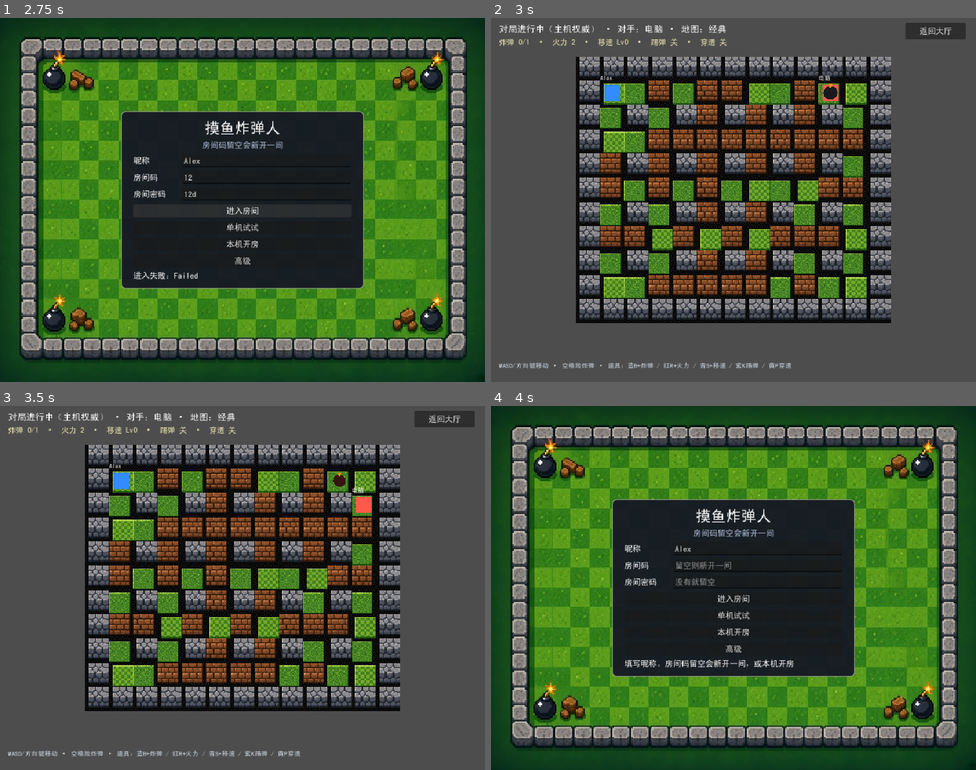
Above: before the commit, frames 1-4 (two rows, left to right).
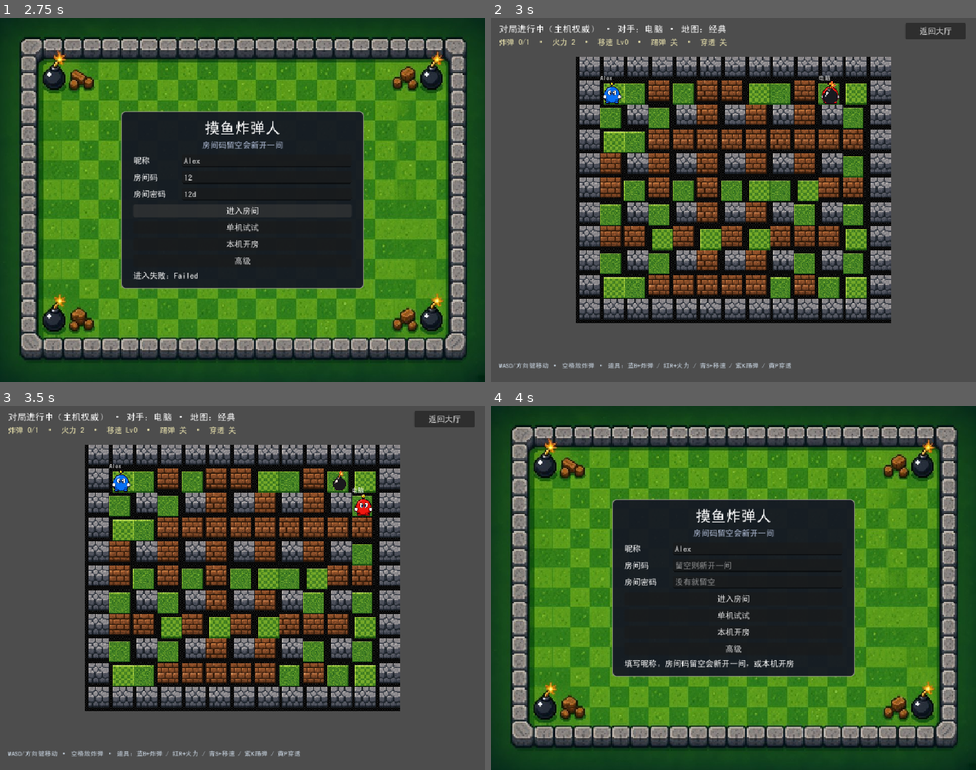
Above: after the commit, the same moments.

Repository: jopatk123/bomberman-web
Game: Godot game, scene res://scenes/lobby.tscn
Two runs of this game, one before a commit and one after it. Both use one fixed random seed, a clock stepped at 60 frames per second and the inputs below.
Inputs (mouse positions are in pixels of both pictures, inside the frame that each line leads up to):
- Up to frame 1 (2.75 s): click (266, 159) at 0.52 s; type "Alex" at 0.6 s; click (266, 178) at 0.75 s; type "12" at 0.83 s; click (266, 192) at 0.98 s; type "12" at 1.07 s; hold D (move_right) 1.28-2 s; tap Space (place_bomb) at 1.35 s; click "进入房间" at 2 s
- Up to frame 2 (3 s): click "单机试试" at 2.75 s
- Up to frame 3 (3.5 s): no input
- Up to frame 4 (4 s): click "返回大厅" at 3.5 s

Frame 1 is identical in both runs. In frame 2, 0.3% of the frame differs, in the area x 23-72%, y 17-24%; in frame 3, 0.4%, in the area x 23-77%, y 17-31%; in frame 4, nothing differs.

Commit message:
接入像素街机角色与炸弹贴图
四色玩家与炸弹 48×48 Sprite2D（NEAREST），补 verify_entities。

Diff:
--- a/scripts/bomb.gd
+++ b/scripts/bomb.gd
@@ -1,8 +1,10 @@
 extends Node2D
 ## Bomb visual. Fuse / blast / kick slide simulated on authority (game_root.gd).
 
+const TEX_BOMB: Texture2D = preload("res://assets/art/pixel/entities/bomb.png")
+
 var _age: float = 0.0
-var _body: Polygon2D
+var _body: Sprite2D
 var _tile: int = 48
 
 
@@ -11,22 +13,12 @@
 	_tile = tile
 	set_meta("cell", cell)
 	position = Vector2(cell.x * tile + tile * 0.5, cell.y * tile + tile * 0.5)
-	_body = Polygon2D.new()
-	var pts: PackedVector2Array = []
-	for i in 12:
-		var a := TAU * float(i) / 12.0
-		pts.append(Vector2(cos(a), sin(a)) * 14.0)
-	_body.polygon = pts
-	_body.color = Color(0.1, 0.1, 0.12)
+	_body = Sprite2D.new()
+	_body.name = "Body"
+	_body.texture = TEX_BOMB
+	_body.texture_filter = CanvasItem.TEXTURE_FILTER_NEAREST
+	_body.centered = true
 	add_child(_body)
-	# Fuse spark
-	var spark := Polygon2D.new()
-	spark.polygon = PackedVector2Array([
-		Vector2(-3, -18), Vector2(3, -18), Vector2(2, -10), Vector2(-2, -10)
-	])
-	spark.color = Color(1.0, 0.55, 0.1)
-	spark.name = "Spark"
-	add_child(spark)
 	set_process(true)
 
 
@@ -41,4 +33,5 @@
 	scale = Vector2(pulse, pulse)
 	if _body:
 		var t := clampf(_age / 2.0, 0.0, 1.0)
-		_body.color = Color(0.1 + t * 0.45, 0.08, 0.08)
+		# Warm tint as fuse burns down; sprite already has the spark.
+		_body.modulate = Color(1.0 + t * 0.35, 1.0 - t * 0.15, 1.0 - t * 0.25, 1.0)
--- a/scripts/match_board.gd
+++ b/scripts/match_board.gd
@@ -2,7 +2,7 @@
 extends RefCounted
 ## Map tiles, pawn/bomb/powerup nodes, and short-lived blast or sudden-death polygons.
 ## Does not decide movement, blasts, or wins.
-## Phase A pixel tiles: empty checker, hard, soft. Blast and sudden-death FX stay polygons.
+## Pixel tiles (floor/hard/soft) + entity sprites on player/bomb. Blast and sudden-death FX stay polygons.
 
 
 const TILE := 48
--- a/scripts/player.gd
+++ b/scripts/player.gd
@@ -1,18 +1,28 @@
 extends Node2D
 ## Visual + cell meta for a bomber. Simulation lives on the authority (game_root.gd).
 ## meta: cell (Vector2i), peer_id (int)
+
+const TEX_PLAYERS: Array[Texture2D] = [
+	preload("res://assets/art/pixel/entities/player_blue.png"),
+	preload("res://assets/art/pixel/entities/player_red.png"),
+	preload("res://assets/art/pixel/entities/player_green.png"),
+	preload("res://assets/art/pixel/entities/player_yellow.png"),
+]
+
 
 func setup(peer_id: int, cell: Vector2i, color: Color, display_name: String, tile: int) -> void:
 	name = "Player_%d" % peer_id
 	set_meta("cell", cell)
 	set_meta("peer_id", peer_id)
 	position = Vector2(cell.x * tile + tile * 0.5, cell.y * tile + tile * 0.5)
-	var body := Polygon2D.new()
-	body.polygon = PackedVector2Array([
-		Vector2(-16, -16), Vector2(16, -16), Vector2(16, 16), Vector2(-16, 16)
-	])
-	body.color = color
+
+	var body := Sprite2D.new()
+	body.name = "Body"
+	body.texture = _texture_for(color)
+	body.texture_filter = CanvasItem.TEXTURE_FILTER_NEAREST
+	body.centered = true
 	add_child(body)
+
 	var label := Label.new()
 	label.text = display_name
 	label.position = Vector2(-24, -36)
@@ -23,6 +33,19 @@
 	add_child(label)
 
 
+func _texture_for(color: Color) -> Texture2D:
+	var best_i := 0
+	var best_d := 1.0e9
+	var palette: Array = GameState.PLAYER_COLORS
+	for i in palette.size():
+		var c: Color = palette[i]
+		var d: float = absf(c.r - color.r) + absf(c.g - color.g) + absf(c.b - color.b)
+		if d < best_d:
+			best_d = d
+			best_i = i
+	return TEX_PLAYERS[best_i % TEX_PLAYERS.size()]
+
+
 func set_cell(cell: Vector2i, tile: int) -> void:
 	set_meta("cell", cell)
 	position = Vector2(cell.x * tile + tile * 0.5, cell.y * tile + tile * 0.5)
--- /dev/null
+++ b/scripts/verify_entities.gd
@@ -0,0 +1,84 @@
+extends SceneTree
+## Headless: player/bomb pixel sprites load and attach under MatchBoard entities.
+
+
+func _initialize() -> void:
+	call_deferred("_run")
+
+
+func _run() -> void:
+	var tex_names := [
+		"player_blue.png", "player_red.png", "player_green.png", "player_yellow.png", "bomb.png",
+	]
+	for n in tex_names:
+		var path := "res://assets/art/pixel/entities/%s" % n
+		var tex: Texture2D = load(path)
+		if tex == null:
+			push_error("[verify_entities] FAIL: missing %s" % path)
+			quit(1)
+			return
+		if tex.get_width() != 48 or tex.get_height() != 48:
+			push_error("[verify_entities] FAIL: %s size %dx%d" % [n, tex.get_width(), tex.get_height()])
+			quit(1)
+			return
+
+	var gs = root.get_node("GameState")
+	gs.players = {
+		1: {"name": "蓝", "color_idx": 0},
+		2: {"name": "红", "color_idx": 1},
+	}
+	gs.in_match = true
+
+	var ps: PackedScene = load("res://scenes/game.tscn")
+	var game = ps.instantiate()
+	root.add_child(game)
+	await process_frame
+	await process_frame
+
+	if not game.player_nodes.has(1):
+		push_error("[verify_entities] FAIL: no player 1")
+		quit(1)
+		return
+	var pnode: Node2D = game.player_nodes[1]
+	var body := pnode.get_node_or_null("Body")
+	if body == null or not (body is Sprite2D):
+		push_error("[verify_entities] FAIL: player Body not Sprite2D")
+		quit(1)
+		return
+	if (body as Sprite2D).texture == null:
+		push_error("[verify_entities] FAIL: player texture null")
+		quit(1)
+		return
+
+	game._try_place_bomb(1)
+	await process_frame
+	if game.bombs.is_empty():
+		push_error("[verify_entities] FAIL: no bomb placed")
+		quit(1)
+		return
+	var bid: int = int(game.bombs.keys()[0])
+	var bnode: Node = game.entities.get_node_or_null("Bomb_%d" % bid)
+	if bnode == null:
+		bnode = _find_named(game, "Bomb_%d" % bid)
+	if bnode == null:
+		push_error("[verify_entities] FAIL: bomb node missing")
+		quit(1)
+		return
+	var bbody := bnode.get_node_or_null("Body")
+	if bbody == null or not (bbody is Sprite2D):
+		push_error("[verify_entities] FAIL: bomb Body not Sprite2D")
+		quit(1)
+		return
+
+	print("[verify_entities] OK")
+	quit(0)
+
+
+func _find_named(n: Node, want: String) -> Node:
+	if n.name == want:
+		return n
+	for c in n.get_children():
+		var f := _find_named(c, want)
+		if f:
+			return f
+	return null
Binary file added: assets/art/pixel/entities/bomb.png
Not shown, added: assets/art/pixel/entities/bomb.png.import
Binary file added: assets/art/pixel/entities/player_blue.png
Not shown, added: assets/art/pixel/entities/player_blue.png.import
Binary file added: assets/art/pixel/entities/player_green.png
Not shown, added: assets/art/pixel/entities/player_green.png.import
Binary file added: assets/art/pixel/entities/player_red.png
Not shown, added: assets/art/pixel/entities/player_red.png.import
Binary file added: assets/art/pixel/entities/player_yellow.png
Not shown, added: assets/art/pixel/entities/player_yellow.png.import
Not shown, added: scripts/verify_entities.gd.uid
Not shown, changed: docs/ARCHITECTURE.md
